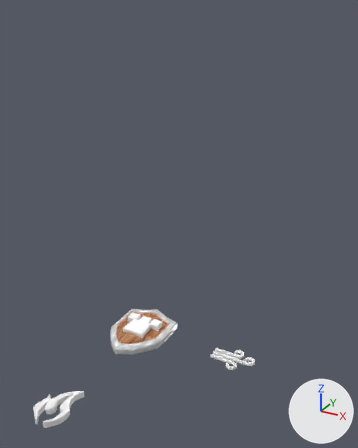
A saved change to the Blender file src/img/buttons_01.blend.
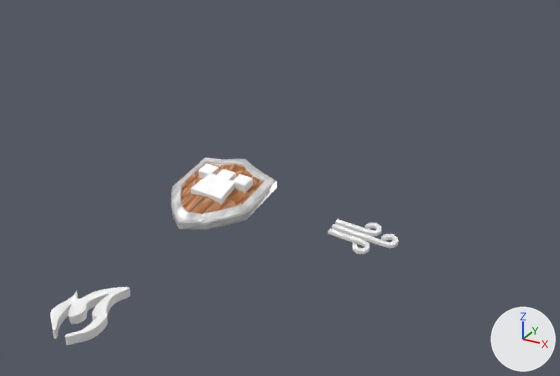
There are two pictures of each version: one whole from a camera (50 mm lens) standing at (6.1, -8.88, 7.88) and looking at (0.79, 0.77, 3.06), one close up on the part from 0% to 100% of the width and 46% to 100% of the height. Every picture has the same lights, and +X, +Y and +Z are marked at lower right.

The scene before the commit, as lines of its bpy script (objects in view):
```python
me_circle_002 = bpy.data.meshes.new('Circle.002')
me_circle_002.from_pydata(...)  # 96 vertices, 90 faces; spans x -1.58..1.59, y -8.57..-6.3, z 0.06..0.22
me_cube_001 = bpy.data.meshes.new('Cube.001')
me_cube_001.from_pydata(...)  # 89 vertices, 80 faces; spans x -0.7..0.7, y -1.0..1.0, z 0.0..0.29
me_cube_001.polygons.foreach_set('use_smooth', [True] * 80)
me_cube_001.materials.append(mat_material)
me_cube_005 = bpy.data.meshes.new('Cube.005')
me_cube_005.from_pydata(...)  # 32 vertices, 24 faces; spans x -6.46..1.0, y -4.85..1.0, z -2.62..0.47
ob_shield = bpy.data.objects.new('Shield', me_cube_001)
ob_shield.location = (0.0, 0.0, 0.0)
ob_shield.scale = (1.04, 1.0, 1.0)
_m = ob_shield.modifiers.new('Subsurf', 'SUBSURF')
ob_tower = bpy.data.objects.new('Tower', me_cube_005)
ob_tower.location = (0.33, 0.35, 0.25)
ob_tower.scale = (0.124, 0.124, 0.124)
ob_wind = bpy.data.objects.new('Wind', me_circle_002)
ob_wind.location = (2.64, -2.35, 0.19)
ob_wind.scale = (0.324, -0.324, 0.324)
# also in view: 'Wood' at (0.0, 0.04, 0.17); 'Fire' at (0.01, -3.09, 0.22)
```
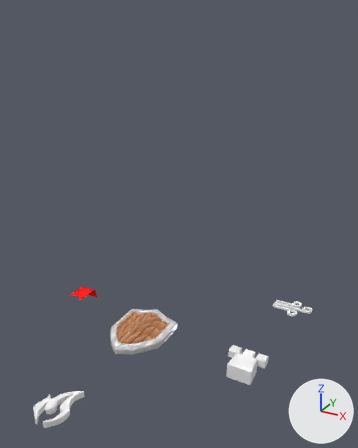
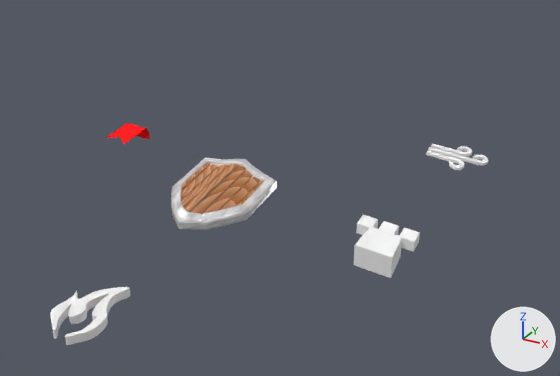
What differs and where, as boxes [x1, y1, x2, y2] in the close-ups (560 x 376 px):
'Tower', moved: before [191, 163, 253, 204]; after [354, 215, 420, 278]
'Wind', moved: before [328, 219, 398, 254]; after [426, 143, 488, 170]
'Flag', added (red): after [106, 123, 150, 144]

What the commit changed:
Material 'Flag' (mat_flag) is new.
Its base color is (0.8, 0.0114, 0.0114) (red #e71c1c).
Mesh me_plane_004 is new.
It has 25 vertices, 16 faces and spans x -0.82..0.82, y -1.25..0.63, z -0.74..0.01.
It uses material mat_flag (red #e71c1c).
Object 'Wind' (ob_wind) moves from (2.64, -2.35, 0.19) to (3.25, 0.35, 0.25).
Object 'Tower' (ob_tower) moves from (0.33, 0.35, 0.25) to (3.25, 0.35, 0.25).
Object 'Flag' (ob_flag) is new; it shows me_plane_004.
Its location is (-2.31, 0.73, 0.31).
Its scale is (0.265, 0.382, 0.382).
